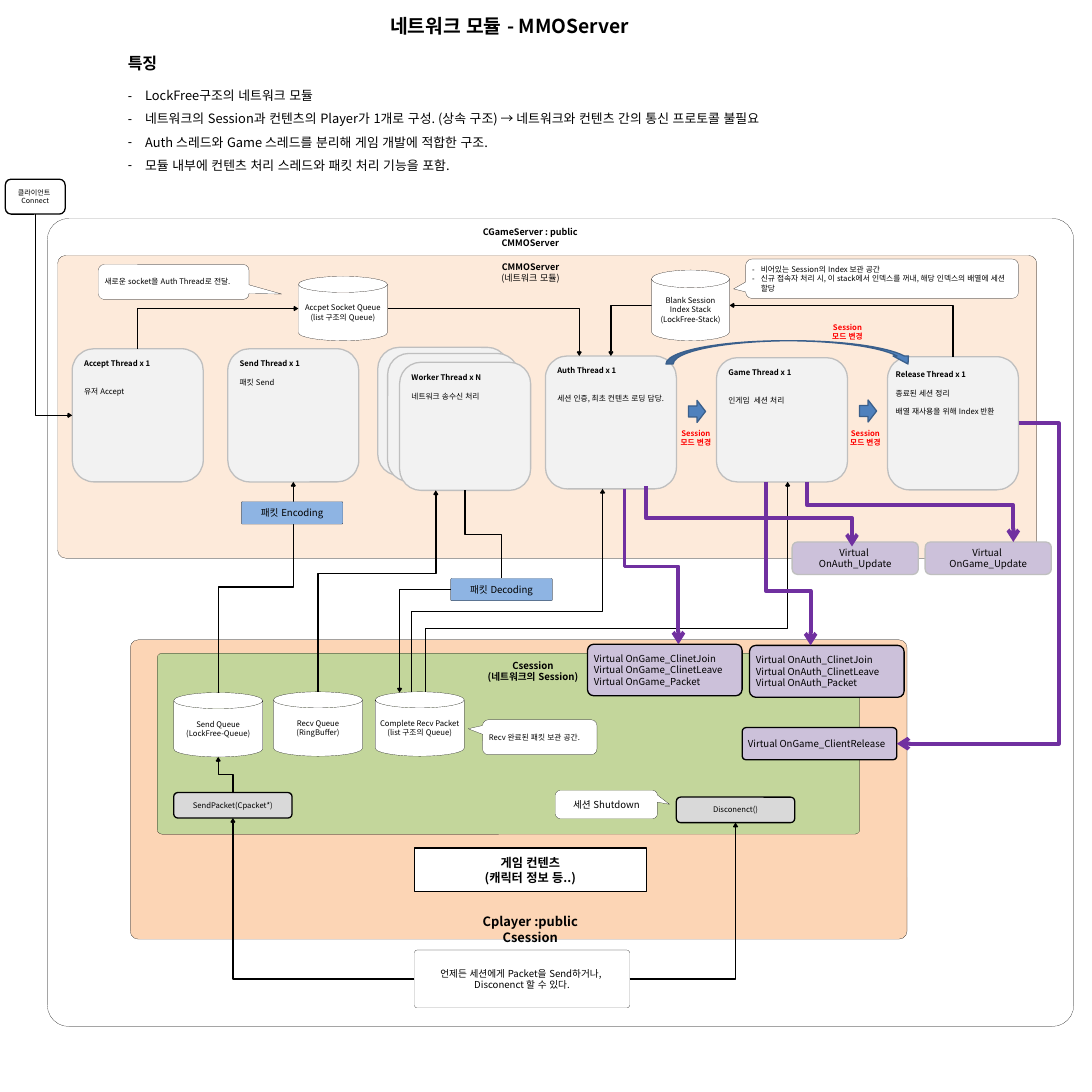
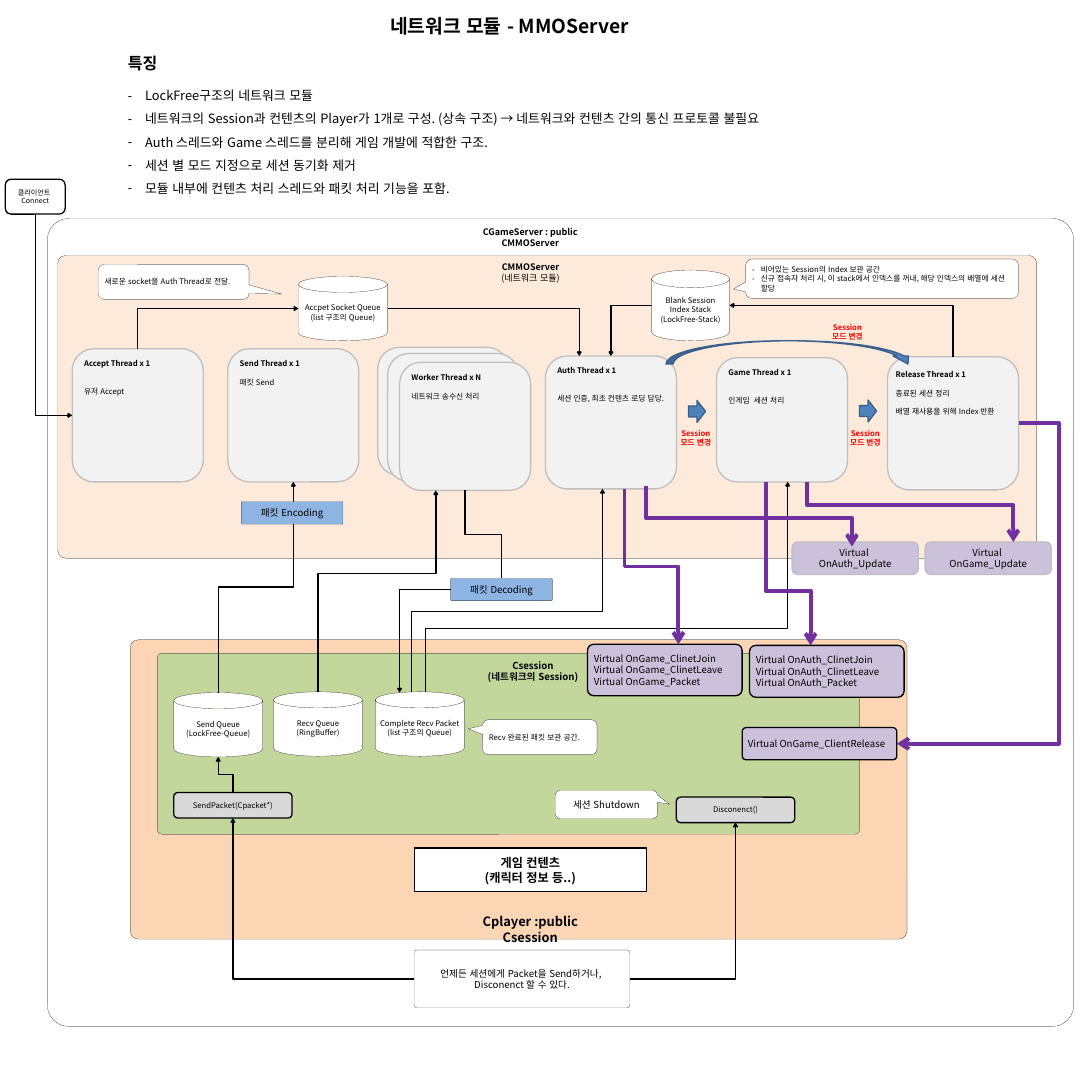
Before and after one commit to Buchen-Apple/MyCode, a slide deck: slide 4 of _포트폴리오/최종/포트폴리오_송진규.pptx. Drawn at 1092x1092 pixels with LibreOffice and Linux fonts; fonts in the diff are those of the drawing. Boxes give left, top, right and bottom in pixels: in the first picture for what was removed or moved away, otherwise in the second. Text is boxed around its words. In the diff, an @@ line names an element or a change of style, - is before the commit and + after.

```diff
--- a/_포트폴리오/최종/포트폴리오_송진규.pptx
+++ b/_포트폴리오/최종/포트폴리오_송진규.pptx
@@ text at (x1=145, y1=159, x2=356, y2=171): paragraph added @@
+– 세션 별 모드 지정으로 세션 동기화 제거
```
Also in this commit, not shown: 17 other files.
